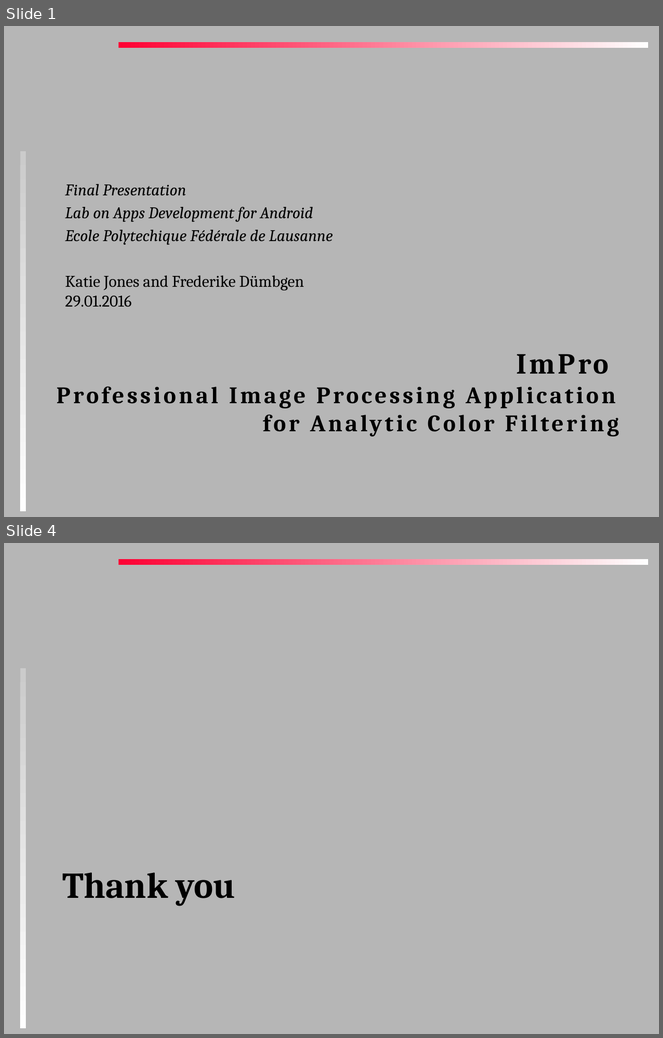
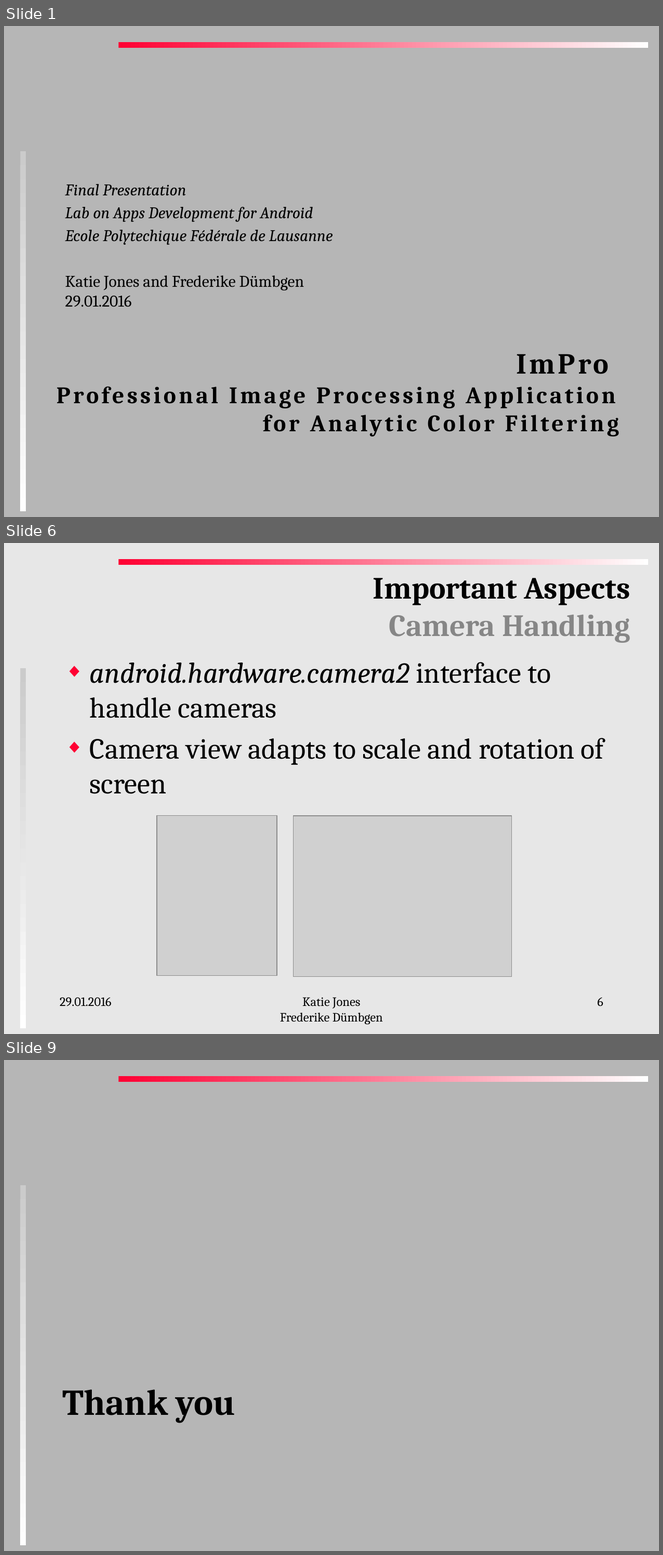
Before and after one commit to katie-jones/impro, a slide deck: FinalPresentation.pptx. Shown one above the other, each under a label of ours: slides 1 and 4 before the commit, slides 1, 6 and 9 after it; the slides between them are not shown. The pictures are 663x1038 and 663x1555 pixels, drawn with LibreOffice and Linux fonts; fonts in the diff are those of the drawing; grey boxes stand for pictures. Boxes give left, top, right and bottom in pixels: in the first picture for what was removed or moved away, otherwise in the second. Text is boxed around its words. In the diff, an @@ line names an element or a change of style, - is before the commit and + after.

```diff
--- a/FinalPresentation.pptx
+++ b/FinalPresentation.pptx
@@ slide 6 added at <box>4,543,659,1034</box>, background #E7E7E7; not listed: 2 template elements that a slide beside it also shows @@
@@ title added at <box>373,578,631,643</box>, 34 pt, text #000000, bold @@
+Important Aspects
+Camera Handling
@@ text added at <box>90,662,604,794</box>, 32 pt, text #000000 @@
+◆ android.hardware.camera2 interface to handle cameras
+◆ Camera view adapts to scale and rotation of screen
@@ picture added at <box>157,815,276,976</box> @@
@@ picture added at <box>293,816,512,977</box> @@
@@ text added at <box>60,997,112,1006</box>, 14 pt, text #000000 @@
+29.01.2016
@@ text added at <box>280,997,383,1025</box>, 14 pt, text #000000 @@
+Katie Jones
+Frederike Dümbgen
@@ page number added at <box>597,997,604,1006</box>, 14 pt, text #000000 @@
+6
@@ what was slide 4 is now slide 9 @@
```
Also in this commit, not shown: 2 slides changed, 4 other slides added, 18 other files.
